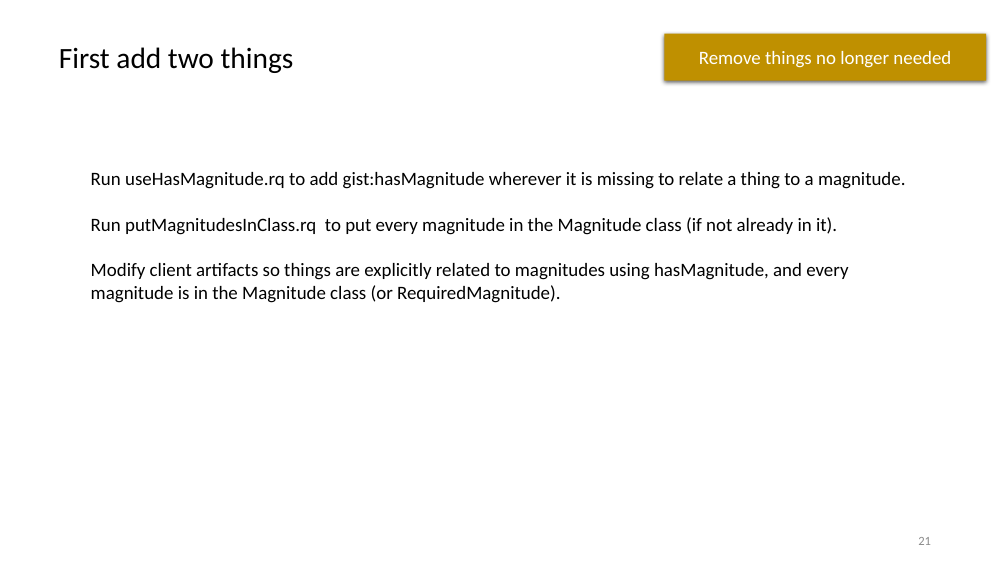
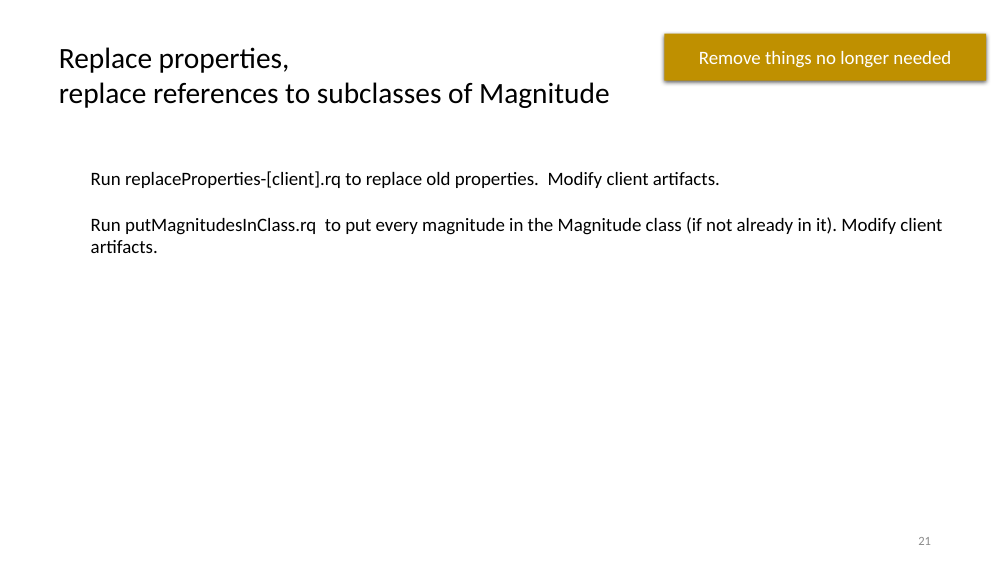
Before and after one commit to semanticarts/gist, a slide deck: slide 21 of migration/v13.0/uomDataConversion.pptx. Drawn at 1008x567 pixels with LibreOffice and Linux fonts; fonts in the diff are those of the drawing. Boxes give left, top, right and bottom in pixels: in the first picture for what was removed or moved away, otherwise in the second. Text is boxed around its words. In the diff, an @@ line names an element or a change of style, - is before the commit and + after.

Commit message:
minor changes

```diff
--- a/migration/v13.0/uomDataConversion.pptx
+++ b/migration/v13.0/uomDataConversion.pptx
@@ text at box(59, 47, 609, 108): text changed @@
-First add two things
+Replace properties,
+replace references to subclasses of Magnitude
@@ text at box(91, 171, 942, 253): text changed @@
-Run useHasMagnitude.rq to add gist:hasMagnitude wherever it is missing to relate a thing to a magnitude.
-Run putMagnitudesInClass.rq to put every magnitude in the Magnitude class (if not already in it).
-Modify client artifacts so things are explicitly related to magnitudes using hasMagnitude, and every magnitude is in the Magnitude class (or RequiredMagnitude).
+Run replaceProperties-[client].rq to replace old properties. Modify client artifacts.
+Run putMagnitudesInClass.rq to put every magnitude in the Magnitude class (if not already in it). Modify client artifacts.
```
Also in this commit, not shown: 1 other slide changed.
